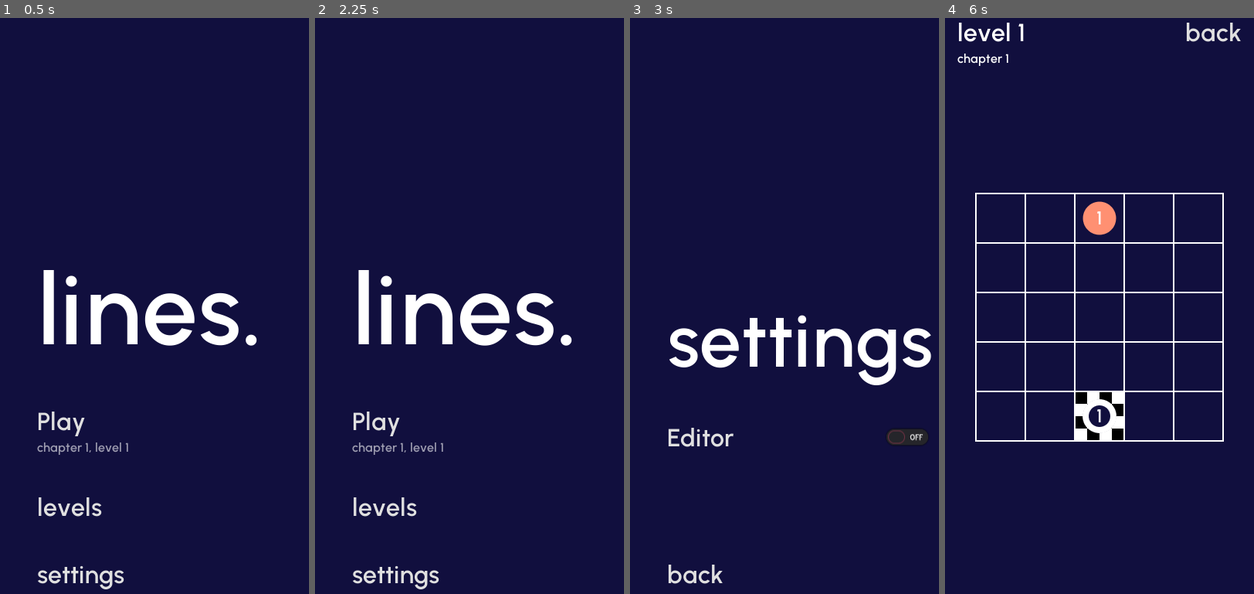
Above: before the commit, frames 1-4 (left to right).
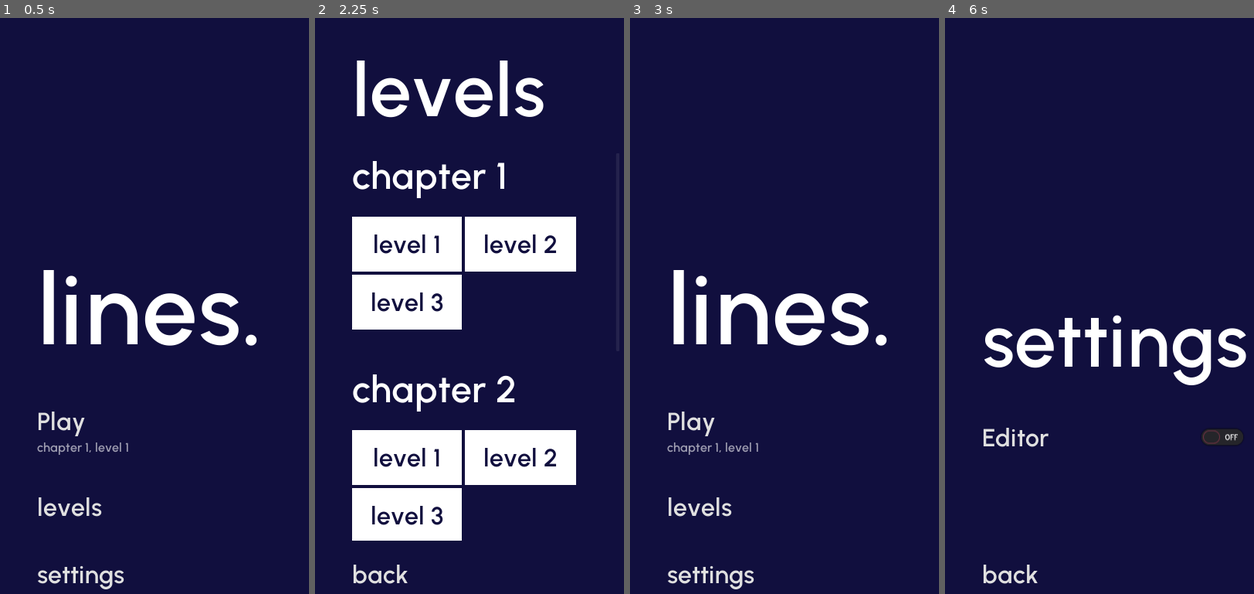
Above: after the commit, the same moments.

Repository: henriknh/add-ze-lines
Game: Godot game, scene res://main_menu/main_menu.tscn
Same seed, same stepped clock (60 frames per second), same inputs: the game is played once before the commit and once after it. Before the commit the project starts from res://menu/menu.tscn.
Inputs (mouse positions are in pixels of both pictures, inside the frame that each line leads up to):
- Up to frame 1 (0.5 s): no input
- Up to frame 2 (2.25 s): click "levels" at 0.5 s; click "level 2" at 1.25 s; click "back" at 2 s
- Up to frame 3 (3 s): click (784, 576) at 2.75 s, where only the run before the commit has a clickable "settings"
- Up to frame 4 (6 s): click (1114, 576) at 3.5 s, where only the run before the commit has a clickable "back"; click (1114, 576) at 4.25 s, where only the run after the commit has a clickable "back"; click (1099, 576) at 5 s, where only the run after the commit has a clickable "settings"; click (1099, 421) at 5.75 s, where only the run before the commit has a clickable "Play"

Frame 1 is identical in both runs. In frame 2, 25% of the frame differs, in the area x 12-85%, y 7-100%; in frame 3, 6.7%; in frame 4, 8.2%.

Commit message:
Back button take you to previous menu, simple particles, menu renamed to main_menu

Diff:
--- a/assets/levels.json
+++ b/assets/levels.json
@@ -376,15 +376,137 @@
 						"type": 2,
 						"coord_x": 3,
 						"coord_y": 1,
-						"value": 0,
+						"value": -1,
 						"operation": 0
 					},
 					{
 						"type": 2,
 						"coord_x": 1,
 						"coord_y": 3,
-						"value": 0,
-						"operation": 0
+						"value": 1,
+						"operation": 0
+					}
+				]
+			},
+			{
+				"title": "level 4",
+				"grid_size": 5,
+				"operators": [
+					{
+						"type": 0,
+						"coord_x": 0,
+						"coord_y": 0,
+						"value": -1,
+						"operation": 0
+					},
+					{
+						"type": 0,
+						"coord_x": 4,
+						"coord_y": 4,
+						"value": 1,
+						"operation": 0
+					},
+					{
+						"type": 1,
+						"coord_x": 4,
+						"coord_y": 0,
+						"value": 3,
+						"operation": 3
+					},
+					{
+						"type": 1,
+						"coord_x": 0,
+						"coord_y": 4,
+						"value": -3,
+						"operation": 3
+					},
+					{
+						"type": 2,
+						"coord_x": 3,
+						"coord_y": 1,
+						"value": -2,
+						"operation": 0
+					},
+					{
+						"type": 2,
+						"coord_x": 1,
+						"coord_y": 3,
+						"value": 2,
+						"operation": 0
+					},
+					{
+						"type": 3,
+						"coord_x": 1,
+						"coord_y": 4,
+						"value": 0,
+						"operation": 0
+					},
+					{
+						"type": 3,
+						"coord_x": 3,
+						"coord_y": 0,
+						"value": 0,
+						"operation": 0
+					}
+				]
+			}
+		]
+	},
+	{
+		"title": "Operator demo",
+		"levels": [
+			{
+				"title": "level 1",
+				"grid_size": 5,
+				"operators": [
+					{
+						"type": 2,
+						"coord_x": 1,
+						"coord_y": 1,
+						"value": 4,
+						"operation": 1
+					},
+					{
+						"type": 1,
+						"coord_x": 3,
+						"coord_y": 3,
+						"value": 2,
+						"operation": 3
+					},
+					{
+						"type": 0,
+						"coord_x": 0,
+						"coord_y": 0,
+						"value": 1,
+						"operation": 0
+					},
+					{
+						"type": 2,
+						"coord_x": 2,
+						"coord_y": 2,
+						"value": 2,
+						"operation": 2
+					},
+					{
+						"type": 2,
+						"coord_x": 4,
+						"coord_y": 4,
+						"value": 2,
+						"operation": 3
+					},
+					{
+						"type": 0,
+						"coord_x": 3,
+						"coord_y": 0,
+						"value": 1,
+						"operation": 0
+					},
+					{
+						"type": 1,
+						"coord_x": 3,
+						"coord_y": 2,
+						"value": 1,
+						"operation": 3
 					}
 				]
 			}
--- a/game/editor.gd
+++ b/game/editor.gd
@@ -1,6 +1,10 @@
 extends Node2D
 
 func _ready():
+
+	if Level.is_editor == false:
+		return
+
 	if Storage.editor:
 		get_parent().connect("level_loaded", self, "editable_cells")
 
--- a/game/game.gd
+++ b/game/game.gd
@@ -1,4 +1,6 @@
 extends Node2D
+
+class_name Game
 
 var current_line: Line = null
 var valid_points = []
@@ -24,12 +26,23 @@
 	load_level()
 
 func _physics_process(delta):
+
+	var to_satisfy = 0
 	var satisfied = 0
 	for end in get_tree().get_nodes_in_group("End"):
+		to_satisfy += 1
 		if end.status == Operator.OperatorStatus.SUCCESS:
 			satisfied += 1
-
-	level_complete = get_tree().get_nodes_in_group("End").size() > 0 and get_tree().get_nodes_in_group("End").size() == satisfied
+	for equals_hub in get_tree().get_nodes_in_group("Hub"):
+		if equals_hub.operation ==  Arithmetic.Operation.equals:
+			to_satisfy += 1
+
+			for line in Level.get_lines(equals_hub.position):
+				if line.compute(equals_hub.position) == equals_hub.value:
+					satisfied += 1
+					break
+
+	level_complete = to_satisfy > 0 and to_satisfy == satisfied
 
 	if level_complete:
 		Storage.set_level_complete(Level.current_chapter, Level.current_level)
@@ -153,10 +166,11 @@
 				is_on_start = start
 
 		if is_on_start:
-			var input = Line.new()
-			input.start_operator = is_on_start
-			get_node("/root/Game/Lines").add_child(input)
-			current_line = input
+			var line = preload("res://operators/line/line.tscn").instance()
+			line.points = [is_on_start.position]
+			line.color = is_on_start.color_background
+			get_node("/root/Game/Lines").add_child(line)
+			current_line = line
 
 func _get_mouse_coord(event) -> Vector2:
 	if not event.get('position'):
--- a/game/ui/ui.gd
+++ b/game/ui/ui.gd
@@ -31,7 +31,10 @@
 	$OnLevelComplete.visible = get_parent().level_complete
 
 func _on_back():
-	get_tree().change_scene("res://menu/menu.tscn")
+	if Level.previous_scene:
+		get_tree().change_scene(Level.previous_scene)
+	else:
+		get_tree().change_scene("res://main_menu/main_menu.tscn")
 
 func _on_next_level():
 	if next_chapter:
--- a/game/ui/ui.tscn
+++ b/game/ui/ui.tscn
@@ -97,12 +97,12 @@
 [node name="CenterContainer" type="CenterContainer" parent="OnLevelComplete/MarginContainer"]
 margin_left = 48.0
 margin_top = 48.0
-margin_right = 492.0
+margin_right = 352.0
 margin_bottom = 264.0
 
 [node name="VBoxContainer" type="VBoxContainer" parent="OnLevelComplete/MarginContainer/CenterContainer"]
-margin_left = 115.0
-margin_right = 329.0
+margin_left = 45.0
+margin_right = 259.0
 margin_bottom = 216.0
 custom_constants/separation = 24
 
--- a/levels/levels.gd
+++ b/levels/levels.gd
@@ -1,4 +1,6 @@
 extends MarginContainer
+
+class_name Levels
 
 onready var chapters_outlet = $VBoxContainer/ScrollContainer/VBoxContainer
 
@@ -81,15 +83,11 @@
 		button_add_chapter.connect("pressed", self, "new_chapter")
 		chapters_outlet.add_child(button_add_chapter)
 
-func _on_load_level():
-	get_tree().change_scene("res://game/game.tscn")
+func _on_back():
+	get_tree().change_scene("res://main_menu/main_menu.tscn")
 
-func _on_back():
-	get_tree().change_scene("res://menu/menu.tscn")
-
-func play_level(chapter, level):
-	Level.init(chapter, level)
-	get_tree().change_scene("res://game/game.tscn")
+func play_level(chapter, level, is_editor = false):
+	Level.init(chapter, level, is_editor)
 
 func new_chapter():
 	Data.data.append({
@@ -148,6 +146,7 @@
 
 	var dialog = AcceptDialog.new()
 	dialog.connect("custom_action", self, "on_edit_level", [level, chapter, dialog])
+	dialog.add_button("Edit level", true, "edit")
 	if idx > 0:
 		dialog.add_button("Move up", true, "move_up")
 	if idx < chapter.levels.size() - 1:
@@ -166,7 +165,9 @@
 func on_edit_level(action, level, chapter, dialog: AcceptDialog):
 	var idx = chapter.levels.find(level)
 
-	if action is String and action == "move_up":
+	if action is String and action == "edit":
+		play_level(chapter, level, true)
+	elif action is String and action == "move_up":
 		chapter.levels.remove(idx)
 		chapter.levels.insert(idx - 1, level)
 	elif action is String and action == "move_down":
--- a/levels/levels.tscn
+++ b/levels/levels.tscn
@@ -22,7 +22,7 @@
 margin_left = 48.0
 margin_top = 48.0
 margin_right = 390.0
-margin_bottom = 784.0
+margin_bottom = 752.0
 size_flags_horizontal = 3
 size_flags_vertical = 3
 custom_constants/separation = 24
@@ -40,7 +40,7 @@
 [node name="ScrollContainer" type="ScrollContainer" parent="VBoxContainer"]
 margin_top = 140.0
 margin_right = 342.0
-margin_bottom = 673.0
+margin_bottom = 641.0
 size_flags_vertical = 3
 theme = ExtResource( 3 )
 scroll_horizontal_enabled = false
@@ -305,9 +305,9 @@
 margin_bottom = 77.0
 
 [node name="Button" type="Button" parent="VBoxContainer"]
-margin_top = 697.0
+margin_top = 665.0
 margin_right = 342.0
-margin_bottom = 736.0
+margin_bottom = 704.0
 theme = ExtResource( 3 )
 text = "back"
 align = 0
--- a/menu/menu.gd
+++ b/main_menu/main_menu.gd
@@ -1,4 +1,6 @@
 extends MarginContainer
+
+class_name MainMenu
 
 var next_chapter = null
 var next_level = null
@@ -48,7 +50,6 @@
 
 func _on_continue():
 	Level.init(next_chapter, next_level)
-	get_tree().change_scene("res://game/game.tscn")
 
 func _on_levels():
 	get_tree().change_scene("res://levels/levels.tscn")
--- a/menu/menu.tscn
+++ b/main_menu/main_menu.tscn
@@ -1,18 +1,18 @@
 [gd_scene load_steps=5 format=2]
 
-[ext_resource path="res://assets/font/font_128.tres" type="DynamicFont" id=1]
-[ext_resource path="res://theme.tres" type="Theme" id=2]
-[ext_resource path="res://assets/font/font_16.tres" type="DynamicFont" id=3]
-[ext_resource path="res://menu/menu.gd" type="Script" id=4]
+[ext_resource path="res://assets/font/font_16.tres" type="DynamicFont" id=1]
+[ext_resource path="res://assets/font/font_128.tres" type="DynamicFont" id=2]
+[ext_resource path="res://main_menu/main_menu.gd" type="Script" id=3]
+[ext_resource path="res://theme.tres" type="Theme" id=4]
 
-[node name="MarginContainer2" type="MarginContainer"]
+[node name="MainMenu" type="MarginContainer"]
 anchor_right = 1.0
 anchor_bottom = 1.0
 custom_constants/margin_right = 48
 custom_constants/margin_top = 48
 custom_constants/margin_left = 48
 custom_constants/margin_bottom = 48
-script = ExtResource( 4 )
+script = ExtResource( 3 )
 __meta__ = {
 "_edit_use_anchors_": false
 }
--- a/operators/line/head/head.gd
+++ b/operators/line/head/head.gd
@@ -20,4 +20,4 @@
 		var angle_point = deg2rad((360 / nb_points) * i)
 		points_arc.push_back(Vector2(cos(angle_point), sin(angle_point)) * Level.operator_diameter / 4)
 
-	draw_polygon(points_arc, [get_parent().default_color], [], null, null, true)
+	draw_polygon(points_arc, [get_parent().color], [], null, null, true)
--- a/operators/line/input_chain.gd
+++ /dev/null
@@ -1,49 +0,0 @@
-extends Line2D
-
-class_name Line
-
-var start_operator = null
-onready var head = preload("res://operators/line/head/head.tscn").instance()
-
-func _ready():
-	add_to_group("Line")
-
-	joint_mode = Line2D.LINE_JOINT_ROUND
-	begin_cap_mode = Line2D.LINE_CAP_ROUND
-	end_cap_mode = Line2D.LINE_CAP_ROUND
-
-	points = [start_operator.position]
-	default_color = start_operator.color_background
-
-	add_child(head)
-
-func on_end_input():
-	_remove_on_other_line()
-
-	if points.size() <= 1:
-		points = []
-		queue_free()
-
-func _remove_on_other_line():
-	var _points = points
-	while true:
-		if points.size() == 0:
-			break
-
-		var end_on_other_line = get_node("/root/Game").any_line_has_point(_points[_points.size() - 1], self)
-
-		if end_on_other_line:
-			_points.remove(_points.size() - 1)
-		else:
-			points = _points
-			break
-
-func compute() -> bool:
-	var operators = []
-	for point in points:
-		operators.append_array(Level.get_coord_operators(self, point))
-
-	var result = Arithmetic.compute(operators)
-	head.redraw(result)
-	print(points.size())
-	return result is bool and result == true
--- /dev/null
+++ b/operators/line/line.gd
@@ -0,0 +1,62 @@
+extends Node2D
+
+class_name Line
+
+var points = [] setget set_points
+var color: Color
+
+func _ready():
+	add_to_group("Line")
+
+	$Line2D.default_color = color
+	$Line2D.points = points
+
+func set_points(_points):
+	if _points.size() and _points.size() > $Line2D.points.size():
+		var line_effect = preload("res://operators/line/line_effect/line_effect.tscn").instance()
+		line_effect.position = _points[_points.size() - 1]
+		line_effect.self_modulate = color
+		add_child(line_effect)
+	points = _points
+	$Line2D.points = points
+
+func on_end_input():
+	_remove_on_other_line()
+
+	if points.size() <= 1:
+		points = []
+		queue_free()
+
+func _remove_on_other_line():
+	var _points = points
+	while true:
+		if points.size() == 0:
+			break
+
+		var end_on_other_line = get_node("/root/Game").any_line_has_point(_points[_points.size() - 1], self)
+
+		if end_on_other_line:
+			_points.remove(_points.size() - 1)
+		else:
+			points = _points
+			break
+
+func compute(last_point = null) -> bool:
+	var operators = []
+	for point in points:
+		if last_point and point == last_point:
+			operators.append_array(Level.get_coord_operators(self, point))
+			break
+		else:
+			operators.append_array(Level.get_coord_operators(self, point))
+	var last_operator = operators[operators.size() - 1]
+
+	var result = Arithmetic.compute(operators)
+	$Head.redraw(result)
+
+	if last_point:
+		return result
+	elif last_operator is End:
+		return result == last_operator.value
+	else:
+		return false
--- /dev/null
+++ b/operators/line/line.tscn
@@ -0,0 +1,14 @@
+[gd_scene load_steps=3 format=2]
+
+[ext_resource path="res://operators/line/line.gd" type="Script" id=1]
+[ext_resource path="res://operators/line/head/head.tscn" type="PackedScene" id=2]
+
+[node name="Line" type="Node2D"]
+script = ExtResource( 1 )
+
+[node name="Line2D" type="Line2D" parent="."]
+joint_mode = 2
+begin_cap_mode = 2
+end_cap_mode = 2
+
+[node name="Head" parent="." instance=ExtResource( 2 )]
--- /dev/null
+++ b/operators/line/line_effect/line_effect.gd
@@ -0,0 +1,7 @@
+extends Particles2D
+
+func _ready():
+	emitting = true
+
+func queue_free():
+	.queue_free()
--- a/operators/line/line_effect.tscn
+++ b/operators/line/line_effect/line_effect.tscn
@@ -1,10 +1,6 @@
-[gd_scene load_steps=6 format=2]
+[gd_scene load_steps=5 format=2]
 
-[sub_resource type="Curve" id=1]
-_data = [ Vector2( 0, 0.923864 ), 0.0, -0.923864, 0, 1, Vector2( 1, 0 ), -0.923864, 0.0, 1, 0 ]
-
-[sub_resource type="CurveTexture" id=2]
-curve = SubResource( 1 )
+[ext_resource path="res://operators/line/line_effect/line_effect.gd" type="Script" id=1]
 
 [sub_resource type="Curve" id=3]
 _data = [ Vector2( 0, 0.555682 ), 0.0, 0.545455, 0, 0, Vector2( 0.877273, 0.973864 ), 0.0, 0.0, 0, 0, Vector2( 1, 0 ), -11.75, 0.0, 0, 0 ]
@@ -16,16 +12,23 @@
 flag_disable_z = true
 spread = 180.0
 gravity = Vector3( 0, 0, 0 )
-initial_velocity = 50.0
+initial_velocity = 20.0
 orbit_velocity = 0.0
 orbit_velocity_random = 0.0
-damping = 50.0
-damping_curve = SubResource( 2 )
+radial_accel = -30.0
 scale_curve = SubResource( 4 )
 
 [node name="LineEffect" type="Particles2D"]
+scale = Vector2( 4, 4 )
 emitting = false
-lifetime = 0.5
+lifetime = 0.3
 one_shot = true
 explosiveness = 0.8
 process_material = SubResource( 5 )
+script = ExtResource( 1 )
+
+[node name="Timer" type="Timer" parent="."]
+one_shot = true
+autostart = true
+
+[connection signal="timeout" from="Timer" to="." method="queue_free"]
--- a/project.godot
+++ b/project.godot
@@ -19,15 +19,30 @@
 "language": "GDScript",
 "path": "res://operators/end.gd"
 }, {
+"base": "Node2D",
+"class": "Game",
+"language": "GDScript",
+"path": "res://game/game.gd"
+}, {
 "base": "Operator",
 "class": "Hub",
 "language": "GDScript",
 "path": "res://operators/hub.gd"
 }, {
-"base": "Line2D",
+"base": "MarginContainer",
+"class": "Levels",
+"language": "GDScript",
+"path": "res://levels/levels.gd"
+}, {
+"base": "Node2D",
 "class": "Line",
 "language": "GDScript",
-"path": "res://operators/line/input_chain.gd"
+"path": "res://operators/line/line.gd"
+}, {
+"base": "MarginContainer",
+"class": "MainMenu",
+"language": "GDScript",
+"path": "res://main_menu/main_menu.gd"
 }, {
 "base": "Node2D",
 "class": "Operator",
@@ -42,8 +57,11 @@
 _global_script_class_icons={
 "Block": "",
 "End": "",
+"Game": "",
 "Hub": "",
+"Levels": "",
 "Line": "",
+"MainMenu": "",
 "Operator": "",
 "Start": ""
 }
@@ -51,7 +69,7 @@
 [application]
 
 config/name="lines"
-run/main_scene="res://menu/menu.tscn"
+run/main_scene="res://main_menu/main_menu.tscn"
 config/icon="res://icon.png"
 
 [autoload]
--- a/settings/settings.gd
+++ b/settings/settings.gd
@@ -8,4 +8,4 @@
 	Storage.editor = editor
 
 func _on_back():
-	get_tree().change_scene("res://menu/menu.tscn")
+	get_tree().change_scene("res://main_menu/main_menu.tscn")
--- a/singletons/arithmetic.gd
+++ b/singletons/arithmetic.gd
@@ -18,7 +18,7 @@
 			Arithmetic.Operation.division:
 				result /= operator.value
 			Arithmetic.Operation.equals:
-				return result == operator.value
+				return result
 
 	# https://docs.godotengine.org/en/stable/classes/class_expression.html
 	return result
--- a/singletons/level.gd
+++ b/singletons/level.gd
@@ -5,6 +5,8 @@
 
 var current_chapter = null
 var current_level = null
+var is_editor = false
+var previous_scene = null
 
 var background = Color('#110f3e')
 var background_border = Color('#371a77')
@@ -38,10 +40,17 @@
 func _ready():
 	VisualServer.set_default_clear_color(background)
 
-func init(_current_chapter, _current_level):
+func init(_current_chapter, _current_level, _is_editor = false):
 	current_chapter = _current_chapter
 	current_level = _current_level
+	is_editor = _is_editor
+
+	if not get_tree().current_scene is Game:
+		previous_scene = get_tree().current_scene.filename
+
 	emit_signal("level_changed")
+
+	get_tree().change_scene("res://game/game.tscn")
 
 func get_coord_operators(caller: Line, point: Vector2) -> Array:
 	var operators = []
@@ -51,7 +60,7 @@
 		operators.append(cell_operator)
 
 	for line in get_lines(point, caller):
-		operators.append(line.start_operator)
+		operators.append(get_operator(line.points[0]))
 
 	return operators
 
Not shown: 5 places in main_menu/main_menu.tscn that only renumber resources
